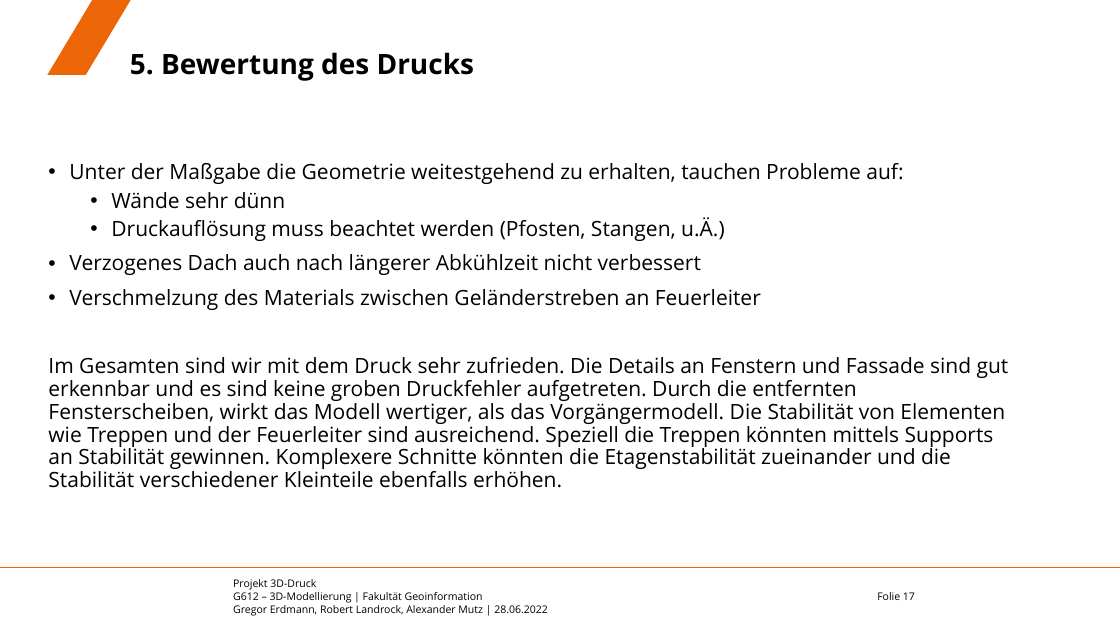
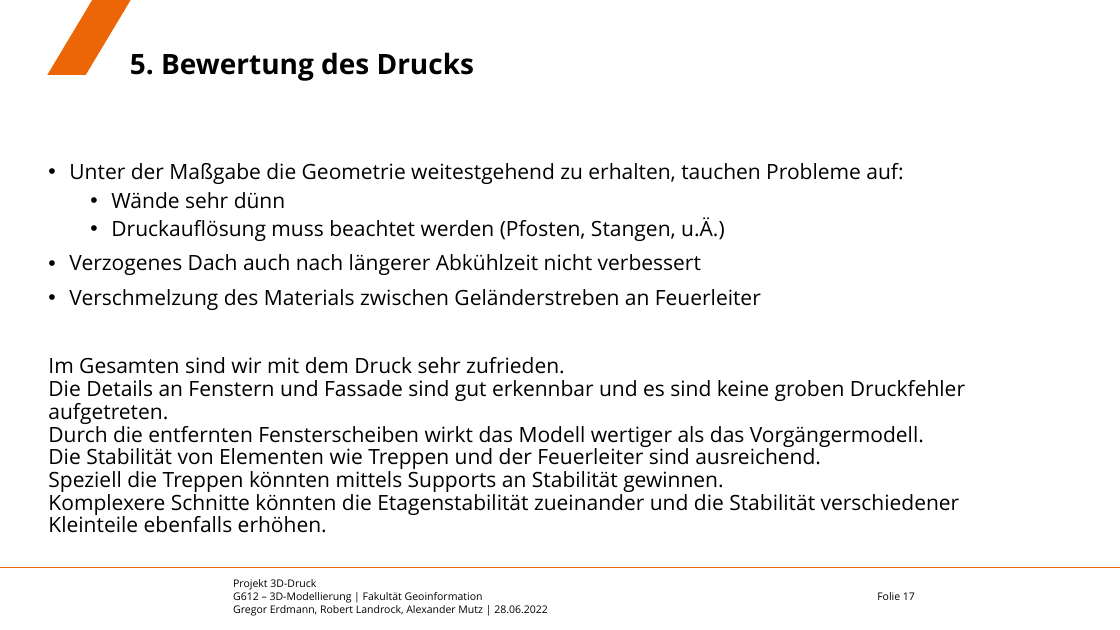
Before and after one commit to eamutz/LGS_print, a slide deck: slide 17 of Endvortrag.pptx. Drawn at 1120x630 pixels with LibreOffice and Linux fonts; fonts in the diff are those of the drawing; background and template pictures are left out. Boxes give left, top, right and bottom in pixels: in the first picture for what was removed or moved away, otherwise in the second. Text is boxed around its words. In the diff, an @@ line names an element or a change of style, - is before the commit and + after.

Commit message:
small changes

```diff
--- a/Endvortrag.pptx
+++ b/Endvortrag.pptx
@@ text at (x1=48, y1=357, x2=965, y2=533): text changed @@
-Im Gesamten sind wir mit dem Druck sehr zufrieden. Die Details an Fenstern und Fassade sind gut erkennbar und es sind keine groben Druckfehler aufgetreten. Durch die entfernten Fensterscheiben, wirkt das Modell wertiger, als das Vorgängermodell. Die Stabilität von Elementen wie Treppen und der Feuerleiter sind ausreichend. Speziell die Treppen könnten mittels Supports an Stabilität gewinnen. Komplexere Schnitte könnten die Etagenstabilität zueinander und die Stabilität verschiedener Kleinteile ebenfalls erhöhen.
+Im Gesamten sind wir mit dem Druck sehr zufrieden.
+Die Details an Fenstern und Fassade sind gut erkennbar und es sind keine groben Druckfehler aufgetreten.
+Durch die entfernten Fensterscheiben wirkt das Modell wertiger als das Vorgängermodell.
+Die Stabilität von Elementen wie Treppen und der Feuerleiter sind ausreichend.
+Speziell die Treppen könnten mittels Supports an Stabilität gewinnen.
+Komplexere Schnitte könnten die Etagenstabilität zueinander und die Stabilität verschiedener Kleinteile ebenfalls erhöhen.
```
Also in this commit, not shown: 4 other slides changed.
